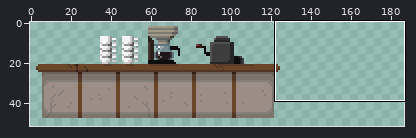
File history of a sprite sheet, core/assets/cafe_tiles.png. Above: a wide view before the commit, with the close-up outlined.
Close-up. The starting point:
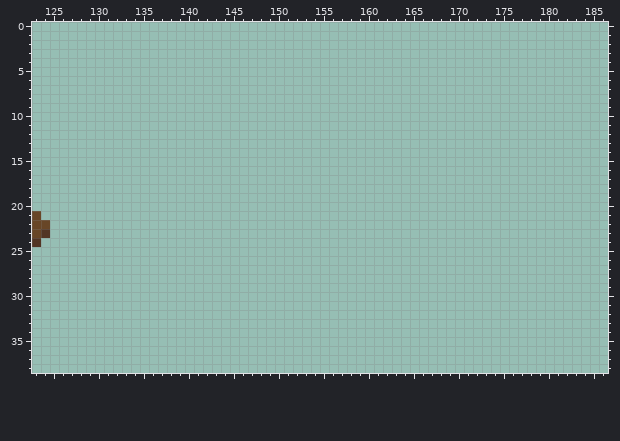
The file is 256x256 pixels. Colours within 5 levels of each other are drawn and written as one. Shown: x 123..186, y 0..38. The wide view leaves out empty margins.
The result:
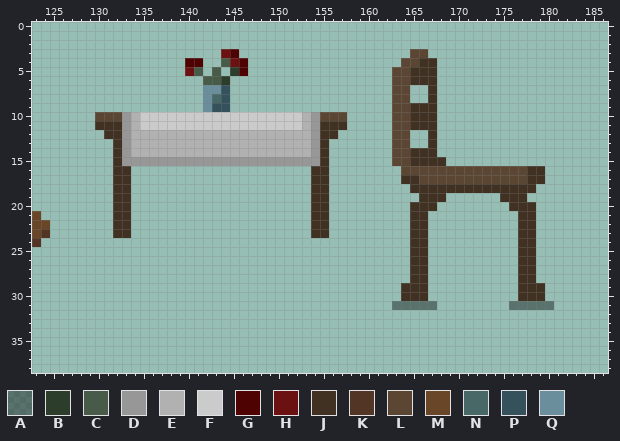
Palette (. is transparent): A #00000066  B #2c3d2c  C #475b48  D #979797  E #b1b1b1  F #cbcbcb  G #4e0202  H #6c1111  J #413123  K #523524  L #5b4633  M #684627  N #486767  P #35515b  Q #6a8e9c
Edits made:
The edit adds colour A in row 31 at x 163 to 167 and 176 to 180.
The edit adds colour B in row 5 at x 145; in row 6 at x 144.
The edit adds colour C in row 4 at x 144; in row 5 at x 141 and 143; in row 6 at x 142 to 143.
The edit adds colour D in rows 10 to 14 at x 133 and 154; in row 15 at x 133 to 154.
The edit adds colour E in rows 10 to 11 at x 134 and 153; in rows 12 to 14 at x 134 to 153.
The edit adds colour F in rows 10 to 11 at x 135 to 152.
The edit adds colour G in row 3 at x 145; in row 4 at x 140 to 141 and 146; in row 5 at x 146.
The edit adds colour H in row 3 at x 144; in row 4 at x 145; in row 5 at x 140.
The edit adds colour J in row 4 at x 166 to 167; in rows 5 to 6 at x 165 to 167; in rows 7 to 8 at x 167; in rows 9 to 10 at x 165 to 167; in row 11 at x 130 to 132, 155 to 157 and 165 to 167; in row 12 at x 131 to 132, 155 to 156 and 167.
The edit adds colour J in row 13 at x 132, 155 and 167; in row 14 at x 132, 155 and 165 to 167; in row 15 at x 132, 155 and 165 to 168; in row 16 at x 132 to 133, 154 to 155 and 178 to 179; in row 17 at x 132 to 133, 154 to 155, 164 to 165 and 178 to 179; in row 18 at x 132 to 133, 154 to 155 and 165 to 178.
The edit adds colour J in row 19 at x 132 to 133, 154 to 155, 166 to 168 and 175 to 177; in row 20 at x 132 to 133, 154 to 155, 165 to 167 and 176 to 178; in rows 21 to 23 at x 132 to 133, 154 to 155, 165 to 166 and 177 to 178; in rows 24 to 28 at x 165 to 166 and 177 to 178; in rows 29 to 30 at x 164 to 166 and 177 to 179.
The edit adds colour L in row 3 at x 165 to 166; in row 4 at x 164 to 165; in rows 5 to 9 at x 163 to 164; in row 10 at x 130 to 132, 155 to 157 and 163 to 164; in rows 11 to 15 at x 163 to 164; in row 16 at x 164 to 177.
The edit adds colour L in row 17 at x 166 to 177.
The edit adds colour N in row 8 at x 143.
The edit adds colour P in rows 7 to 8 at x 144; in row 9 at x 143 to 144.
The edit adds colour Q in row 7 at x 142 to 143; in rows 8 to 9 at x 142.
Boxes around the changes in both close-ups, in picture pixels (x1, y1, x2, y2):
added: (95, 49, 347, 238)
added: (392, 49, 554, 310)
